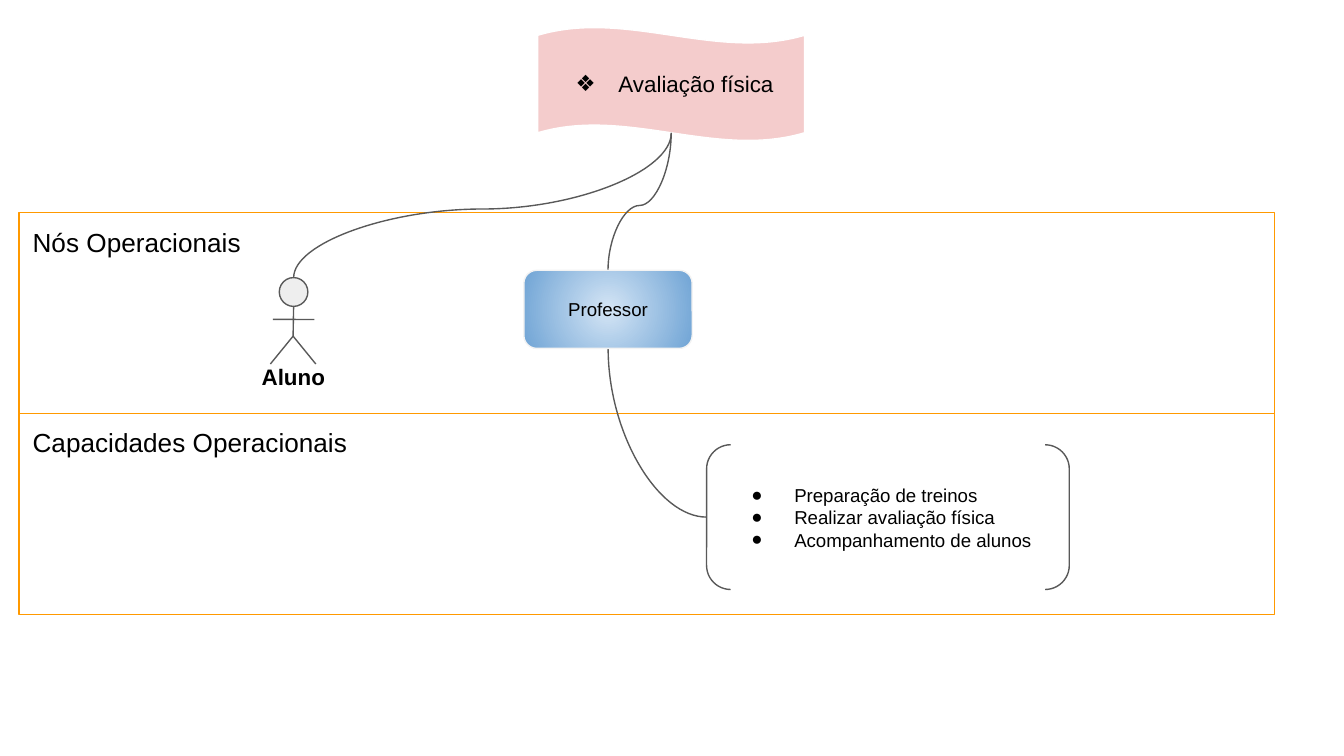
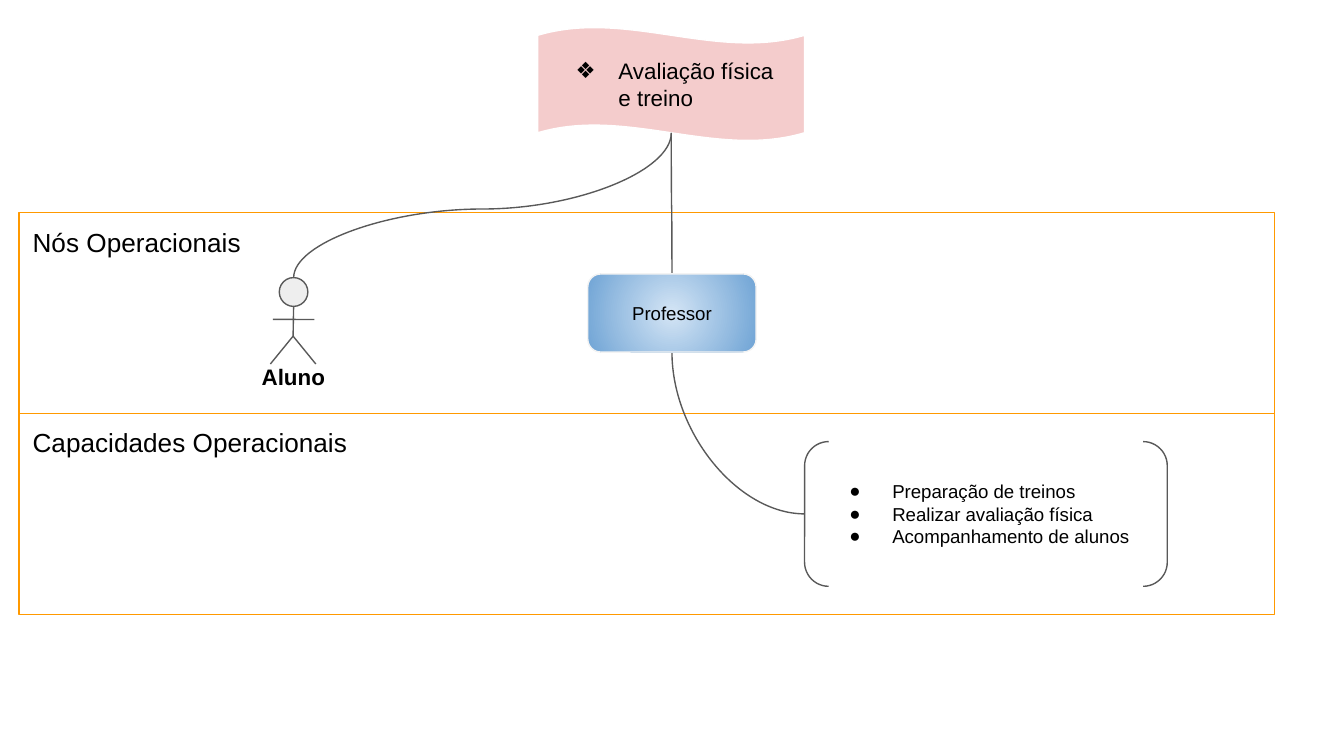
Before and after one commit to Feaugust/Oficinas-de-Projetos-de-Empresas--D-K, a slide deck: slide 4 of 15. Arquitetura de Negócio para cada Cenário.pptx (slide 5 before the commit). Drawn at 1344x756 pixels with LibreOffice and Linux fonts; fonts in the diff are those of the drawing. Boxes give left, top, right and bottom in pixels: in the first picture for what was removed or moved away, otherwise in the second. Text is boxed around its words. In the diff, an @@ line names an element or a change of style, - is before the commit and + after.

```diff
--- a/15. Arquitetura de Negócio para cada Cenário.pptx
+++ b/15. Arquitetura de Negócio para cada Cenário.pptx
@@ text in wave at <box>618,62,773,107</box>: text changed @@
-❖ Avaliação física
+❖ Avaliação física e treino
@@ curved line moved from (607, 270) - (671, 133) to (672, 274) - (671, 133) @@
@@ rounded rectangle "Professor": place and size @@
-rounded rectangle "Professor" at <box>524,270,692,348</box>
+rounded rectangle "Professor" at <box>587,274,755,352</box>
@@ curved line moved from (607, 348) - (707, 517) to (672, 352) - (805, 513) @@
@@ bracket pair "Preparação de treinos": place and size @@
-bracket pair "Preparação de treinos" at <box>707,445,1070,590</box>
+bracket pair "Preparação de treinos" at <box>805,442,1168,587</box>
```
Also in this commit, not shown: 4 other slides changed, 4 slides removed, 19 other files.
